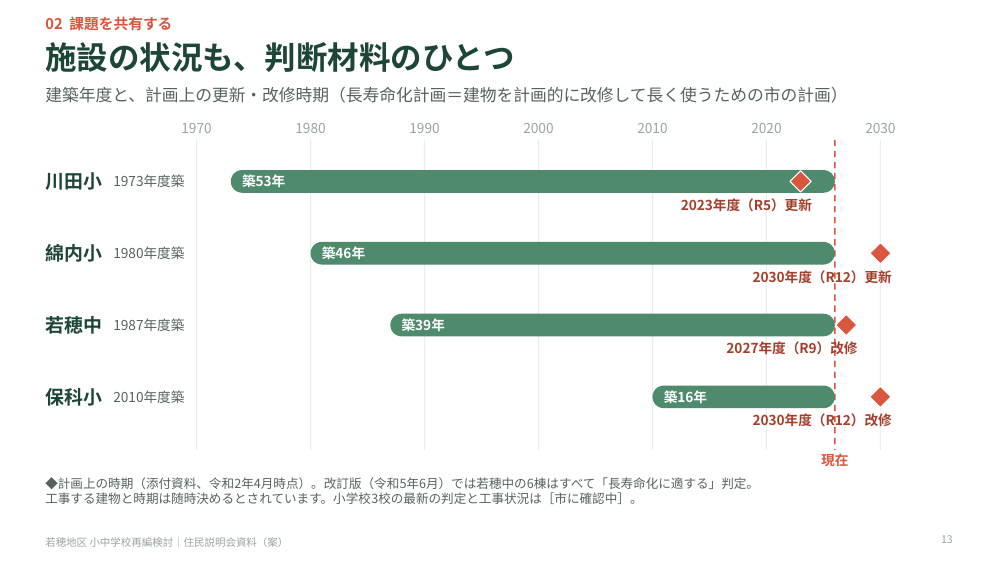
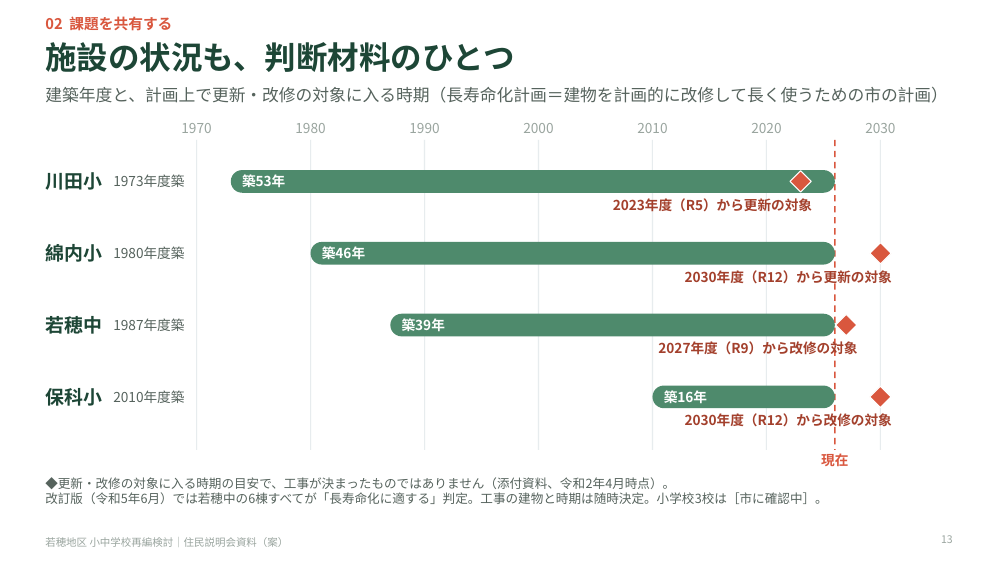
Before and after one commit to Masaki12008/GS, a slide deck: slide 13 of output/若穂地区_住民説明会資料.pptx. Drawn at 1008x567 pixels with LibreOffice and Linux fonts; fonts in the diff are those of the drawing. Boxes give left, top, right and bottom in pixels: in the first picture for what was removed or moved away, otherwise in the second. Text is boxed around its words. In the diff, an @@ line names an element or a change of style, - is before the commit and + after.

```diff
--- a/output/若穂地区_住民説明会資料.pptx
+++ b/output/若穂地区_住民説明会資料.pptx
@@ text at box(45, 87, 948, 103): text changed @@
-建築年度と、計画上の更新・改修時期（長寿命化計画＝建物を計画的に改修して長く使うための市の計画）
+建築年度と、計画上で更新・改修の対象に入る時期（長寿命化計画＝建物を計画的に改修して長く使うための市の計画）
@@ text at box(613, 198, 812, 212): text changed @@
-2023年度（R5）更新
+2023年度（R5）から更新の対象
@@ text at box(685, 270, 892, 286): text changed @@
-2030年度（R12）更新
+2030年度（R12）から更新の対象
@@ text at box(658, 340, 857, 356): text changed @@
-2027年度（R9）改修
+2027年度（R9）から改修の対象
@@ text at box(685, 413, 892, 430): text changed @@
-2030年度（R12）改修
+2030年度（R12）から改修の対象
@@ text at box(45, 477, 827, 504): text changed @@
-◆計画上の時期（添付資料、令和2年4月時点）。改訂版（令和5年6月）では若穂中の6棟はすべて「長寿命化に適する」判定。
-工事する建物と時期は随時決めるとされています。小学校3校の最新の判定と工事状況は［市に確認中］。
+◆更新・改修の対象に入る時期の目安で、工事が決まったものではありません（添付資料、令和2年4月時点）。
+改訂版（令和5年6月）では若穂中の6棟すべてが「長寿命化に適する」判定。工事の建物と時期は随時決定。小学校3校は［市に確認中］。
```
Also in this commit, not shown: 1 other slide changed, 3 other files.
